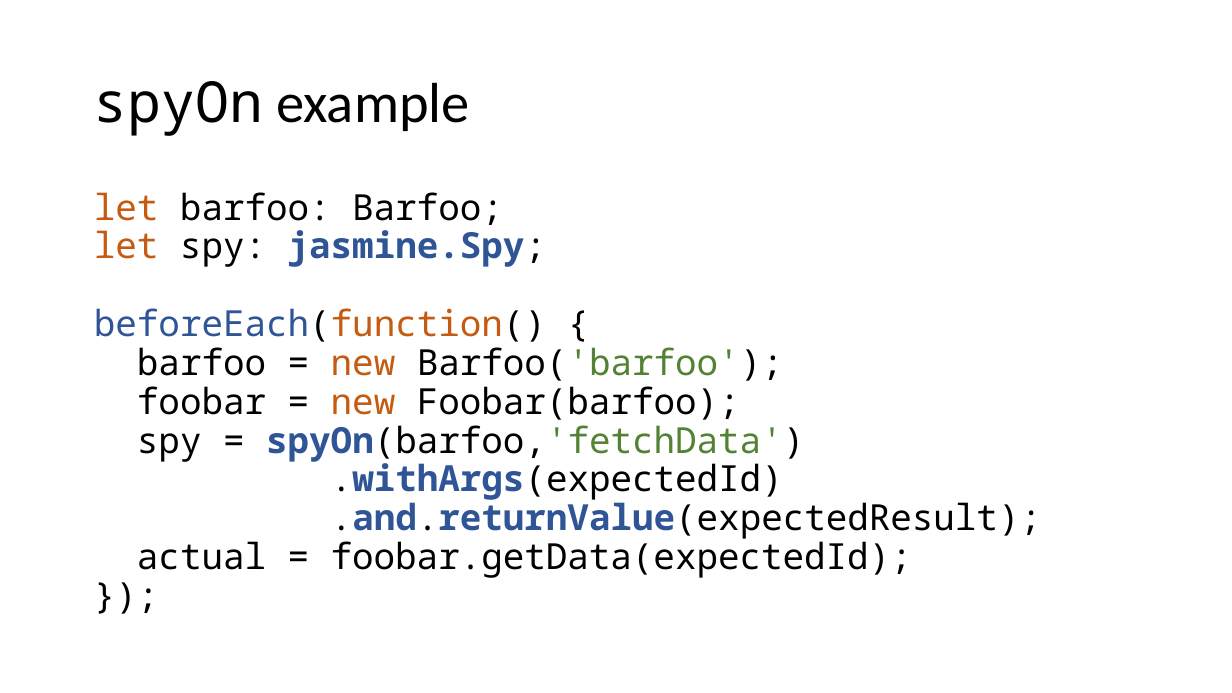
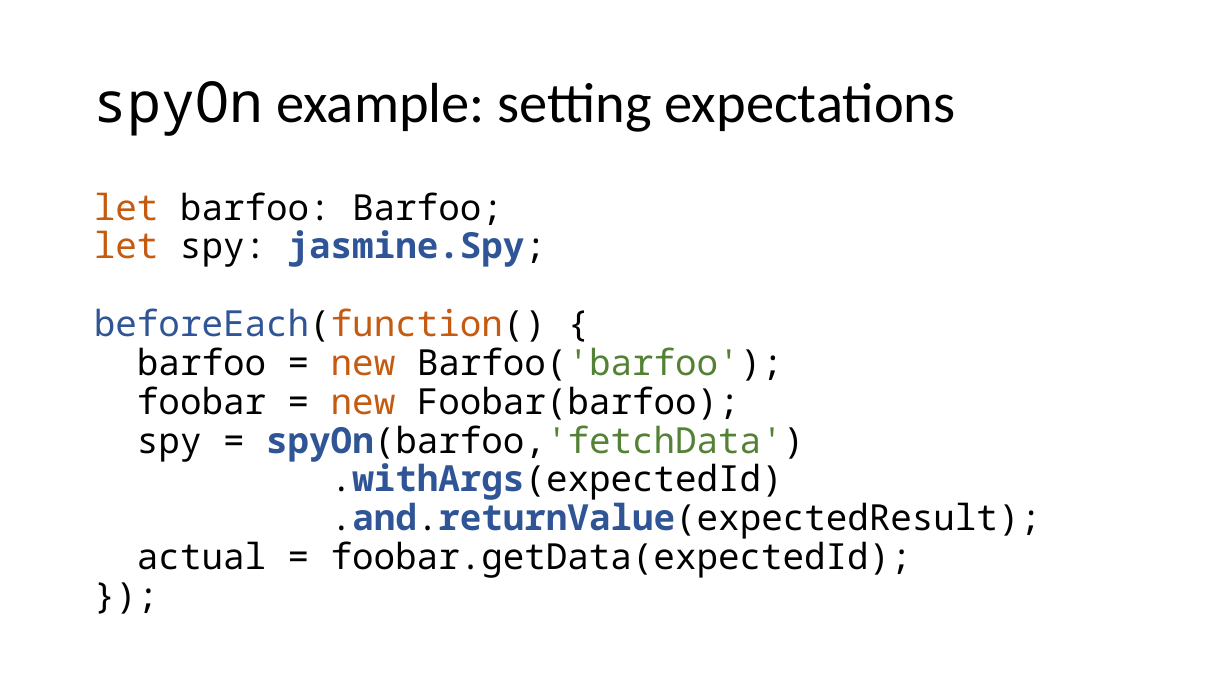
Before and after one commit to cebartling/test-driven, a slide deck: slide 17 of presentations/Introduction to Jasmine Framework.pptx. Drawn at 1232x693 pixels with LibreOffice and Linux fonts; fonts in the diff are those of the drawing. Boxes give left, top, right and bottom in pixels: in the first picture for what was removed or moved away, otherwise in the second. Text is boxed around its words. In the diff, an @@ line names an element or a change of style, - is before the commit and + after.

```diff
--- a/presentations/Introduction to Jasmine Framework.pptx
+++ b/presentations/Introduction to Jasmine Framework.pptx
@@ title at (x1=94, y1=81, x2=956, y2=136): text changed @@
-spyOn example
+spyOn example: setting expectations
```
Also in this commit, not shown: 2 slides added.
